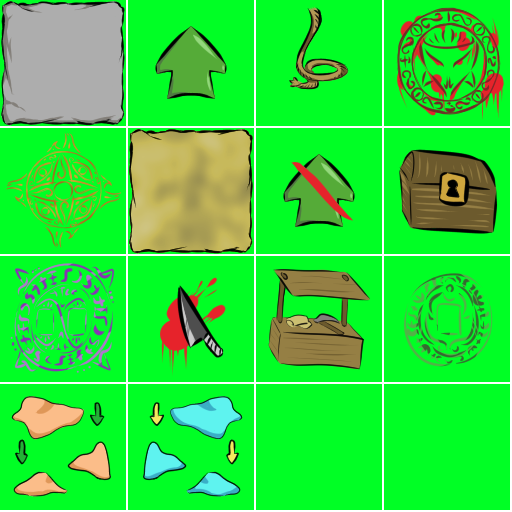
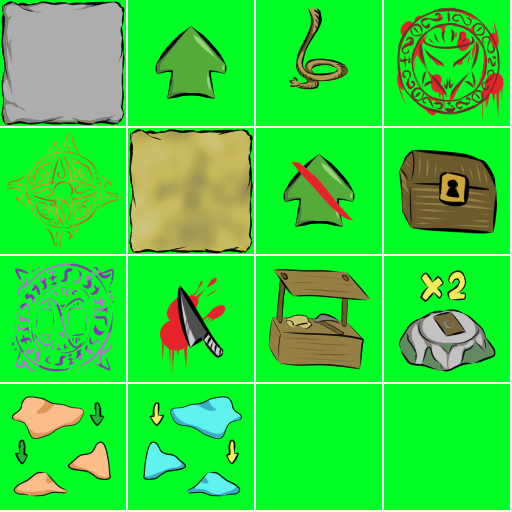
Before/after of a 512×512 layered artwork. What changed in the layer stack:
added layer "Calque de dessin 1" in group "line" over [left=399, top=270, right=496, bottom=372]
painted on "line" (2nd of 2, in "line"), masked it over [left=399, top=270, right=496, bottom=372]
painted on "color" (2nd of 2, in "color") over [left=399, top=270, right=496, bottom=372]
